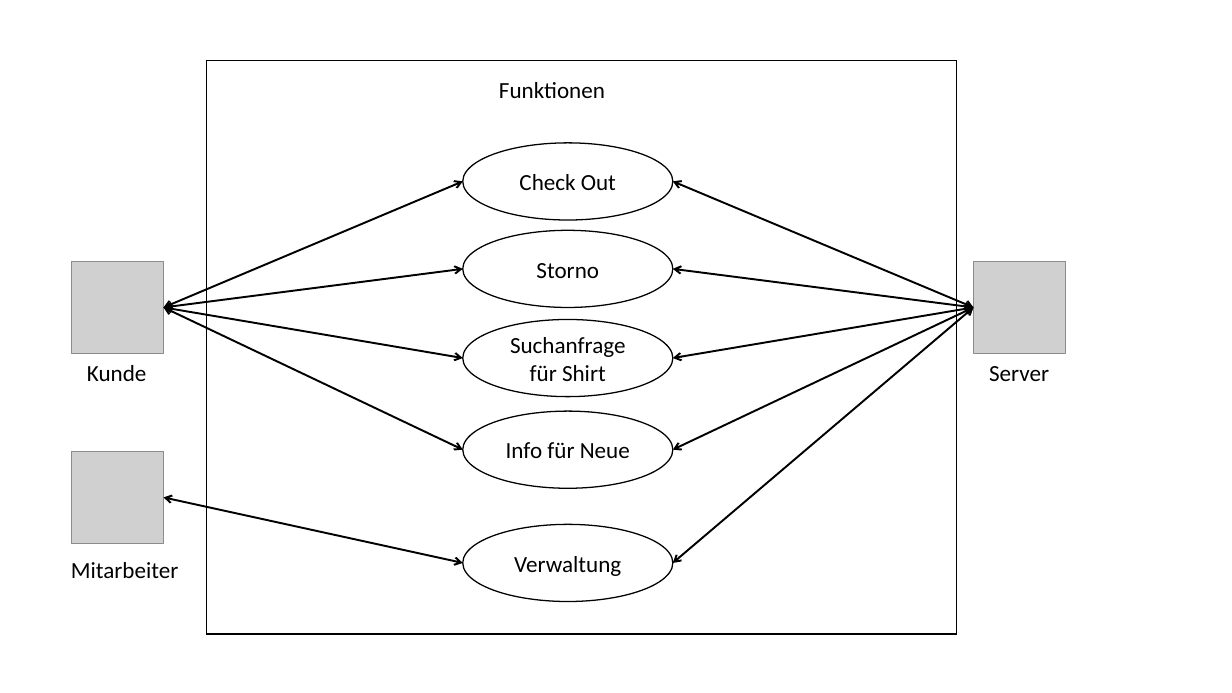
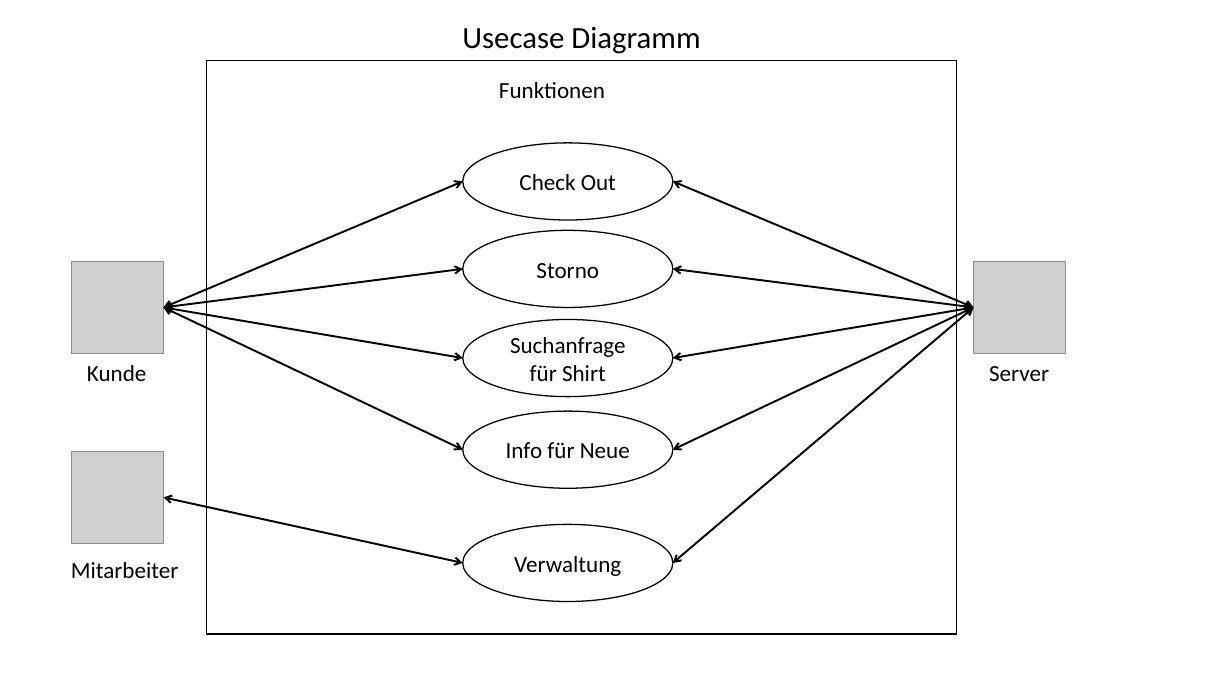
Before and after one commit to Sprayer115/render, a slide deck: slide 9 of Web-Technologie.pptx. Drawn at 1232x693 pixels with LibreOffice and Linux fonts; fonts in the diff are those of the drawing; grey boxes stand for pictures. Boxes give left, top, right and bottom in pixels: in the first picture for what was removed or moved away, otherwise in the second. Text is boxed around its words. In the diff, an @@ line names an element or a change of style, - is before the commit and + after.

```diff
--- a/Web-Technologie.pptx
+++ b/Web-Technologie.pptx
@@ text added at bbox=[462, 27, 700, 54], 24 pt, text #000000 @@
+Usecase Diagramm
```
Also in this commit, not shown: 3 other slides changed, 1 slide added, 2 other files.
